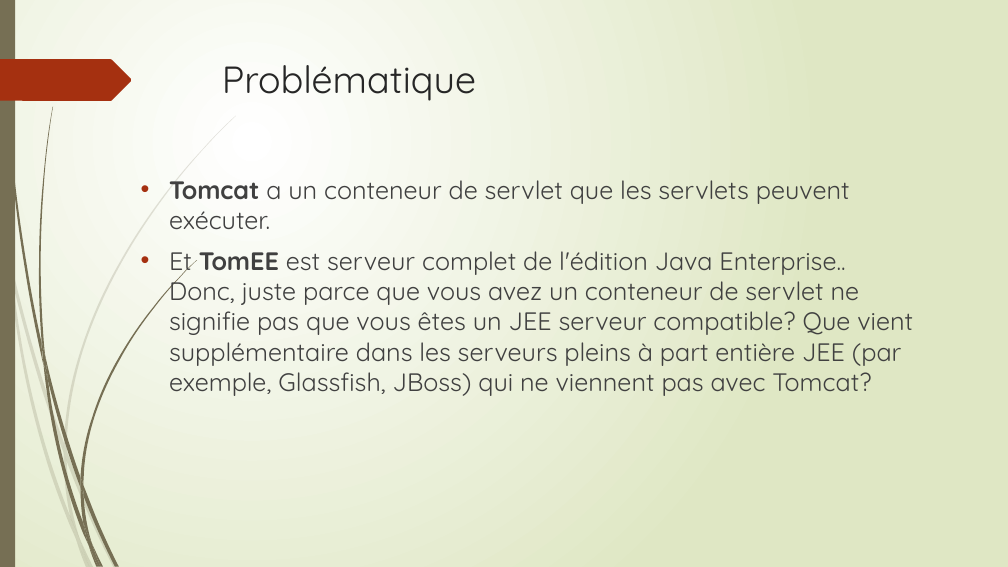
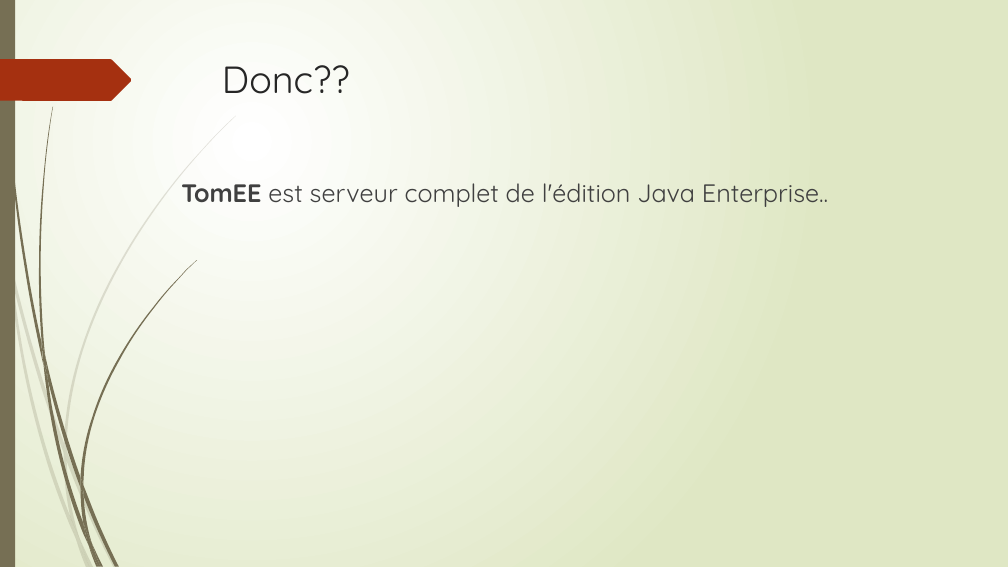
Before and after one commit to Tarek-Adra/TomEE, a slide deck: slide 4 of presentation.pptx (slide 3 before the commit). Drawn at 1008x567 pixels with LibreOffice and Linux fonts; fonts in the diff are those of the drawing. Boxes give left, top, right and bottom in pixels: in the first picture for what was removed or moved away, otherwise in the second. Text is boxed around its words. In the diff, an @@ line names an element or a change of style, - is before the commit and + after.

```diff
--- a/presentation.pptx
+++ b/presentation.pptx
@@ title at (x1=222, y1=65, x2=350, y2=94): text changed @@
-Problématique
+Donc??
@@ text at (x1=181, y1=183, x2=828, y2=207): text changed @@
-• Tomcat a un conteneur de servlet que les servlets peuvent exécuter.
-• Et TomEE est serveur complet de l'édition Java Enterprise..
-  Donc, juste parce que vous avez un conteneur de servlet ne signifie pas que vous êtes un JEE serveur compatible? Que vient supplémentaire dans les serveurs pleins à part entière JEE (par exemple, Glassfish, JBoss) qui ne viennent pas avec Tomcat?
+TomEE est serveur complet de l'édition Java Enterprise..
```
Also in this commit, not shown: 5 other slides changed, 2 slides added, 4 slides removed, 2 other files.
